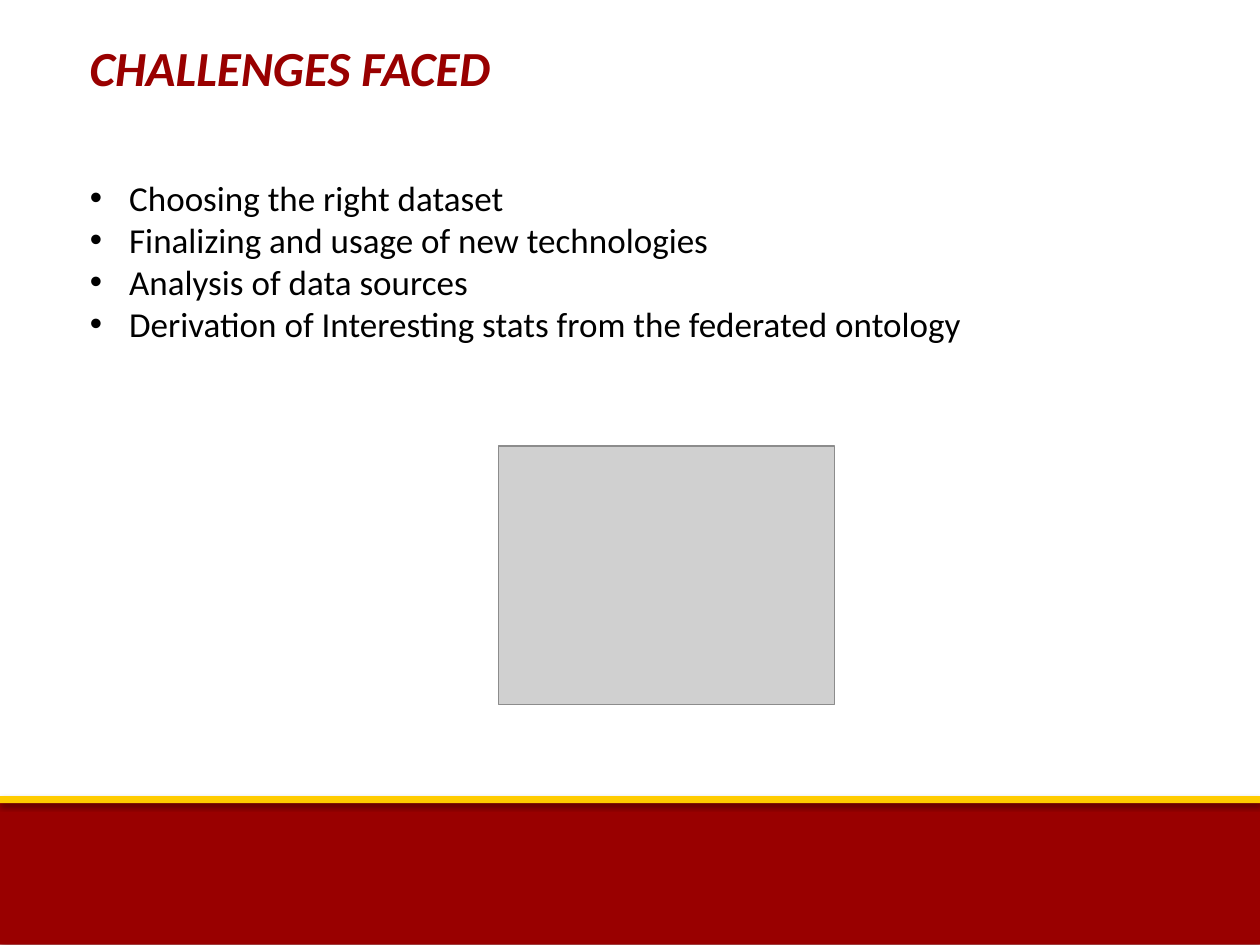
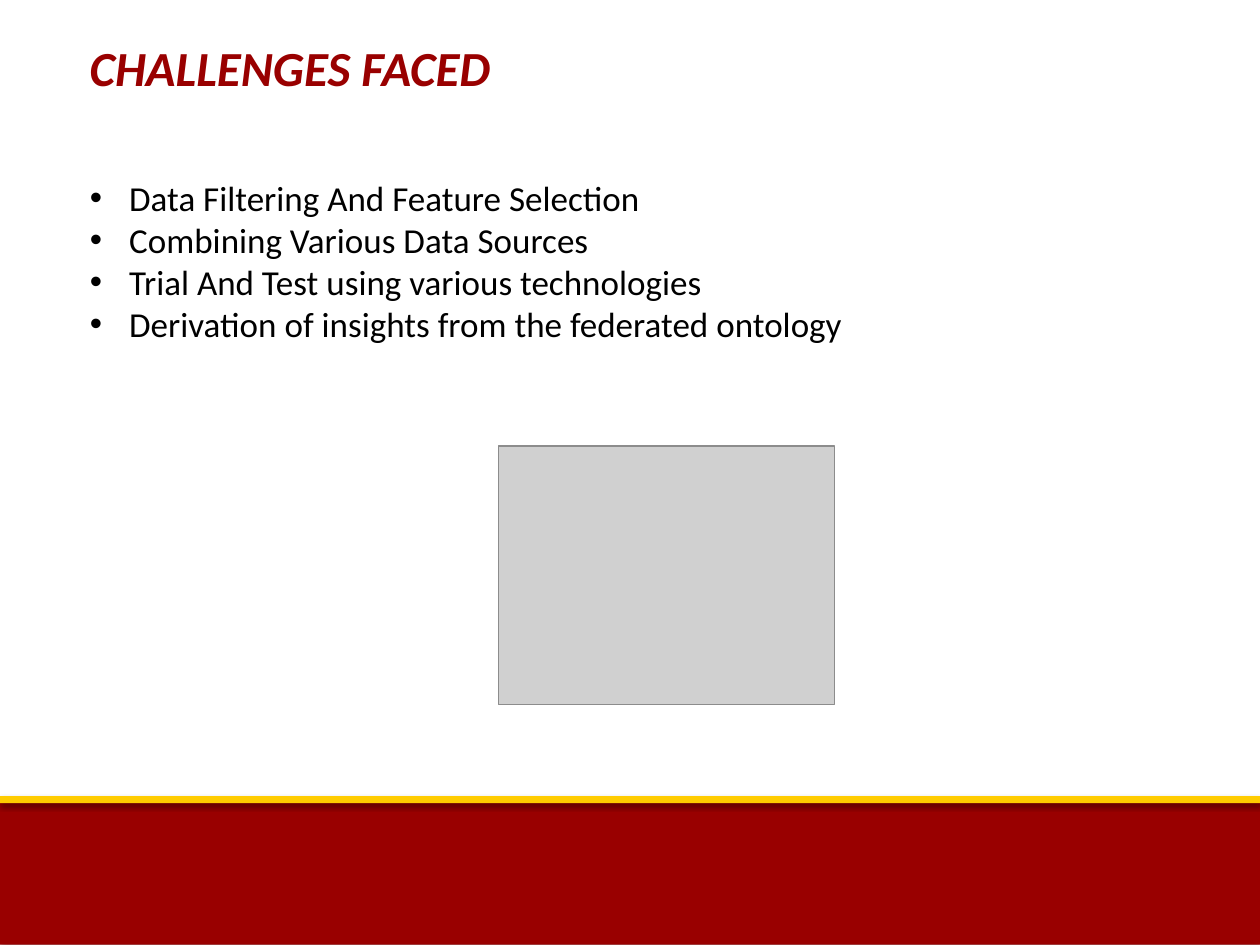
Before and after one commit to deepika087/CSCI-586-Group-2, a slide deck: slide 16 of DBIFinalProjectPresentation_20thNov2017.pptx (slide 13 before the commit). Drawn at 1260x945 pixels with LibreOffice and Linux fonts; fonts in the diff are those of the drawing; grey boxes stand for pictures; background and template pictures are left out. Boxes give left, top, right and bottom in pixels: in the first picture for what was removed or moved away, otherwise in the second. Text is boxed around its words. In the diff, an @@ line names an element or a change of style, - is before the commit and + after.

```diff
--- a/DBIFinalProjectPresentation_20thNov2017.pptx
+++ b/DBIFinalProjectPresentation_20thNov2017.pptx
@@ text at (129, 186, 841, 343): text changed @@
-• Choosing the right dataset
-• Finalizing and usage of new technologies
-• Analysis of data sources
-• Derivation of Interesting stats from the federated ontology
+• Data Filtering And Feature Selection
+• Combining Various Data Sources
+• Trial And Test using various technologies
+• Derivation of insights from the federated ontology
```
Also in this commit, not shown: 7 other slides changed, 5 slides added, 2 slides removed.
